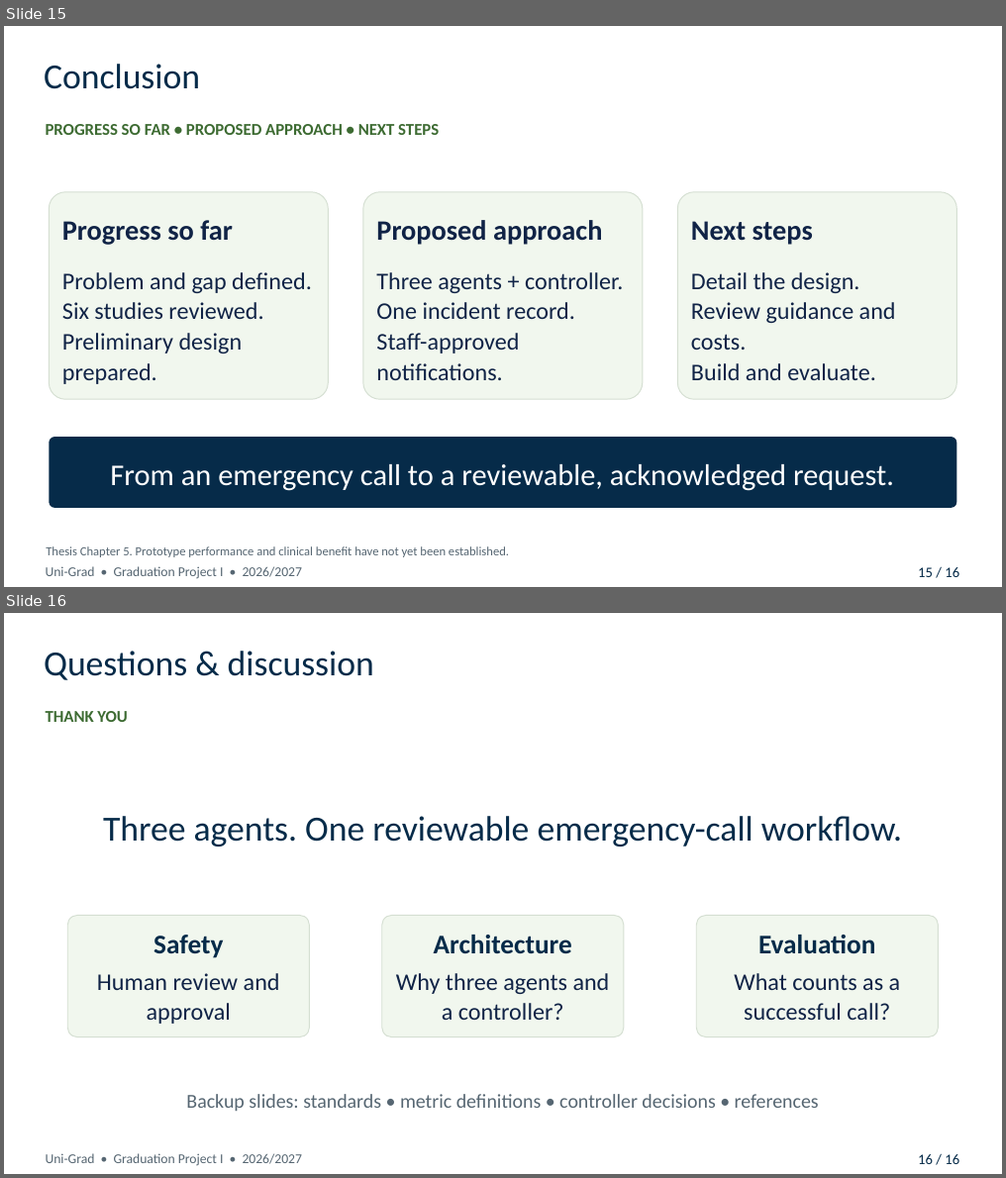
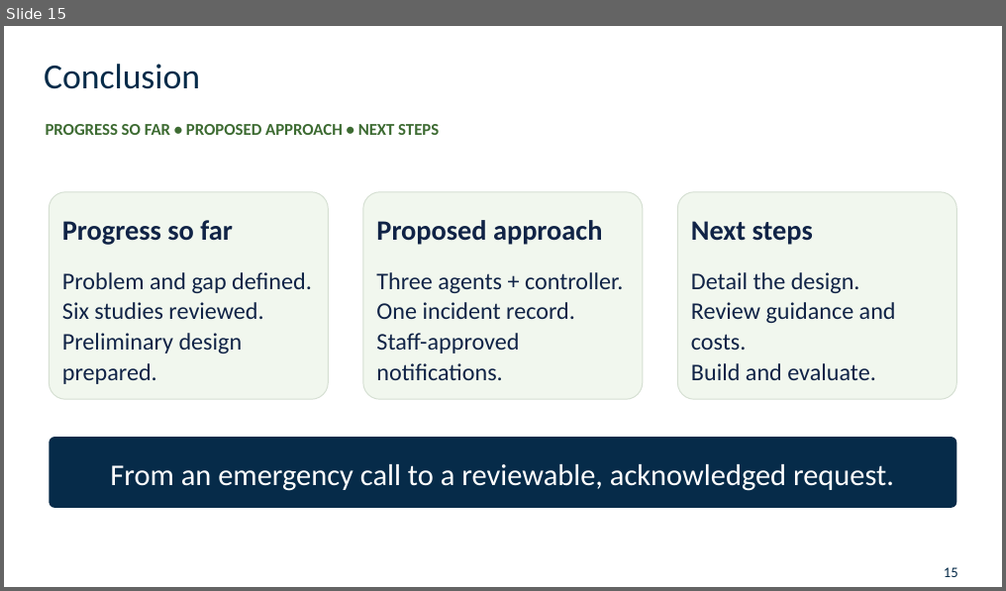
Before and after one commit to 3bdoo04/Uni-Grad, a slide deck: Review/Presentation/Uni-Grad - Midterm Presentation.pptx. Shown one above the other, each under a label of ours: slides 15 and 16 before the commit, slide 15 after it. The pictures are 1006x1178 and 1006x591 pixels, drawn with LibreOffice and Linux fonts; fonts in the diff are those of the drawing; background and template pictures are left out. Boxes give left, top, right and bottom in pixels: in the first picture for what was removed or moved away, otherwise in the second. Text is boxed around its words. In the diff, an @@ line names an element or a change of style, - is before the commit and + after.

```diff
--- a/Review/Presentation/Uni-Grad - Midterm Presentation.pptx
+++ b/Review/Presentation/Uni-Grad - Midterm Presentation.pptx
@@ slide 16 removed at (4,613,1002,1174), background #FFFFFF @@
@@ text removed at (44,651,374,680) @@
-Questions & discussion
@@ text removed at (46,711,127,722) @@
-THANK YOU
@@ text removed at (103,816,902,847) @@
-Three agents. One reviewable emergency-call workflow.
@@ rounded rectangle removed at (67,916,310,1038) @@
@@ text removed at (153,935,223,959) @@
-Safety
@@ rounded rectangle removed at (382,916,624,1038) @@
@@ text removed at (434,935,572,955) @@
-Architecture
@@ rounded rectangle removed at (696,916,939,1038) @@
@@ text removed at (758,935,875,955) @@
-Evaluation
@@ text removed at (97,973,280,1024) @@
-Human review and approval
@@ text removed at (396,973,610,1020) @@
-Why three agents and a controller?
@@ text removed at (734,973,901,1020) @@
-What counts as a successful call?
@@ text removed at (186,1094,819,1111) @@
-Backup slides: standards • metric definitions • controller decisions • references
@@ text removed at (46,1154,303,1166) @@
-Uni-Grad • Graduation Project I • 2026/2027
@@ text removed at (918,1155,959,1164) @@
-16 / 16
@@ slide 15 changed as well @@
@@ text removed at (46,547,509,558) @@
-Thesis Chapter 5. Prototype performance and clinical benefit have not yet been established.
@@ text removed at (46,567,303,579) @@
-Uni-Grad • Graduation Project I • 2026/2027
@@ text at (944,568,958,577): text changed @@
-15 / 16
+15
```
Also in this commit, not shown: 10 other slides changed, 5 slides added, 8 other slides removed, 16 other files.
